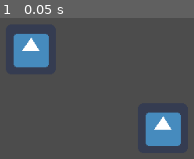
Above: before the commit, frame 1.
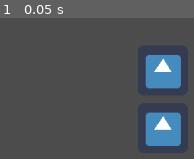
Above: after the commit, the same moment.

Repository: werkstatton/calendar-hbsw
Game: Godot game, scene res://scenes/main.tscn
Same seed, same stepped clock (60 frames per second), same inputs: the game is played once before the commit and once after it. The engine's default icon, where the game draws it, is replaced by a stand-in: a white triangle on a blue panel in a dark square.
Inputs:
- Up to frame 1 (0.05 s): no input

The runs differ from the first frame. In frame 1, 8.8% of the frame differs, in the area x 6-94%, y 11-51%.

Commit message:
Update presets

Diff:
--- a/src/scenes/main.tscn
+++ b/src/scenes/main.tscn
@@ -9,9 +9,9 @@
 texture = ExtResource( 1 )
 
 [node name="TextureRect" type="TextureRect" parent="."]
-margin_left = 298.0
-margin_top = 148.0
-margin_right = 362.0
-margin_bottom = 212.0
+margin_left = 467.0
+margin_top = 175.0
+margin_right = 531.0
+margin_bottom = 239.0
 texture = ExtResource( 1 )
 expand = true
Not shown, changed: src/export_presets.cfg
